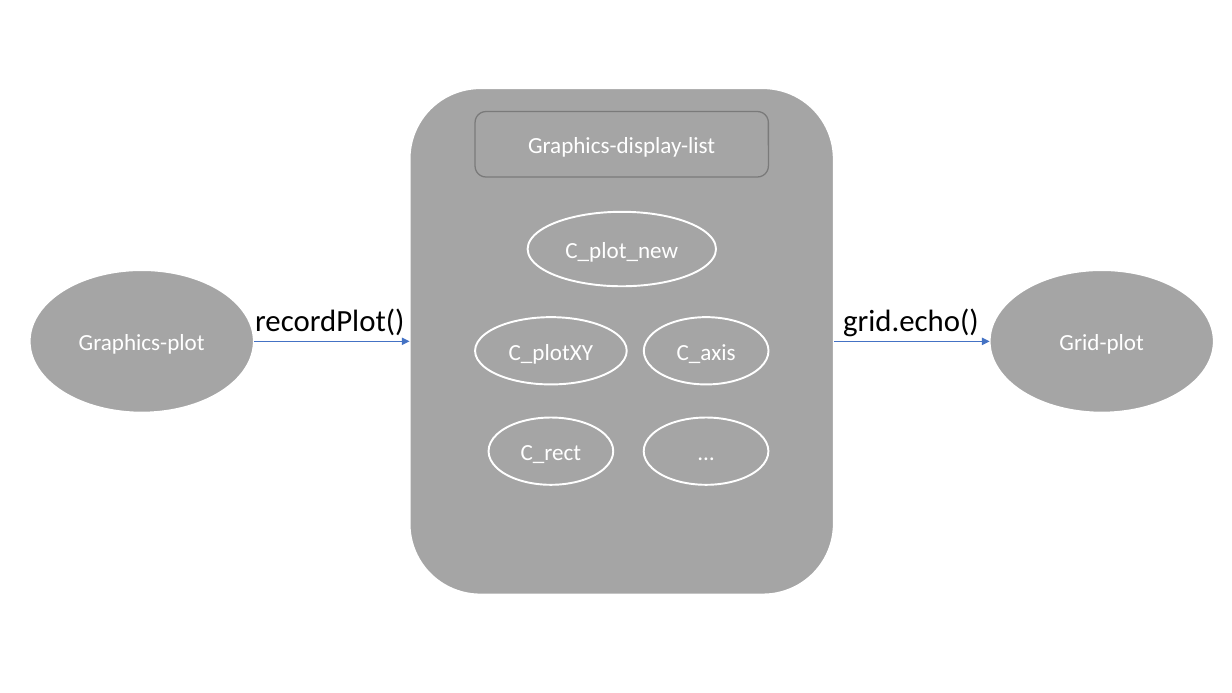
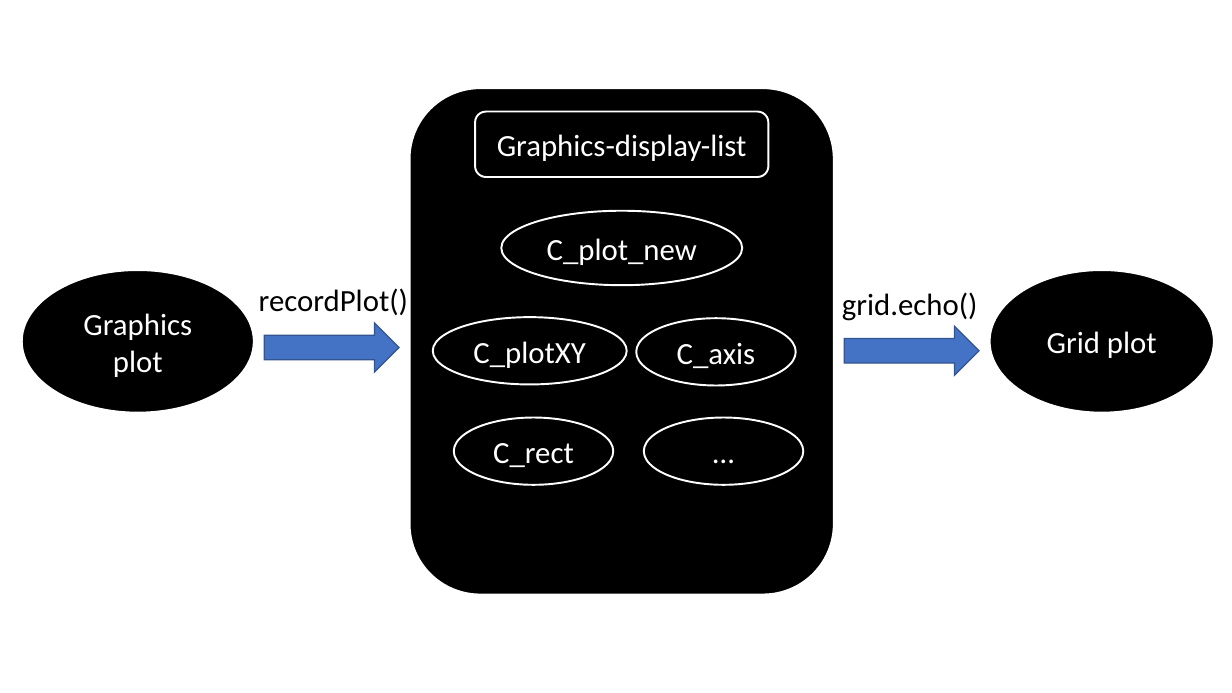
Before and after one commit to yeamin1/MasterProject, a slide deck: slide 1 of report/ppt/ppt.pptx. Drawn at 1232x693 pixels with LibreOffice and Linux fonts; fonts in the diff are those of the drawing. Boxes give left, top, right and bottom in pixels: in the first picture for what was removed or moved away, otherwise in the second. Text is boxed around its words. In the diff, an @@ line names an element or a change of style, - is before the commit and + after.

```diff
--- a/report/ppt/ppt.pptx
+++ b/report/ppt/ppt.pptx
@@ fill #A5A5A5 to #000000 in 3 elements at box(990, 270, 1214, 412), box(22, 270, 254, 412), box(409, 88, 834, 594) @@
@@ rounded rectangle "Graphics-display-list" at box(475, 112, 768, 177): size 18 to 24 pt; fill #A5A5A5 to #000000; outline #7A7A7A 1 pt to #FFFFFF 1.5 pt @@
@@ ellipse "C_plot_new": place and size @@
-ellipse "C_plot_new" at box(528, 212, 716, 287)
+ellipse "C_plot_new" at box(502, 211, 743, 286)
@@ ellipse "Graphics plot": place and size @@
-ellipse "Graphics plot" at box(30, 270, 254, 412)
+ellipse "Graphics plot" at box(22, 270, 254, 412)
@@ text "recordPlot()" rewrapped from box(255, 308, 404, 339) to box(259, 288, 408, 315) @@
@@ text "grid.echo()": place and size @@
-text "grid.echo()" at box(843, 308, 979, 337)
+text "grid.echo()" at box(842, 292, 978, 321)
@@ text in ellipse at box(83, 313, 192, 377): text changed; size 18 to 24 pt @@
-Graphics-plot
+Graphics plot
@@ right arrow added at box(264, 323, 399, 372), fill #4472C4, outline #325491 1 pt @@
@@ ellipse "C_plotXY": place and size @@
-ellipse "C_plotXY" at box(475, 317, 627, 384)
+ellipse "C_plotXY" at box(433, 317, 627, 384)
@@ ellipse "C_axis": place and size @@
-ellipse "C_axis" at box(644, 317, 769, 384)
+ellipse "C_axis" at box(637, 318, 797, 385)
@@ right arrow added at box(845, 326, 980, 375), fill #4472C4, outline #325491 1 pt @@
@@ arrow removed from (254, 341) to (409, 341) @@
@@ arrow removed from (835, 341) to (990, 341) @@
@@ text in ellipse at box(1047, 331, 1157, 358): text changed; size 18 to 24 pt @@
-Grid-plot
+Grid plot
@@ ellipse "C_rect": place and size @@
-ellipse "C_rect" at box(489, 418, 614, 485)
+ellipse "C_rect" at box(454, 418, 614, 485)
@@ size 18 to 24 pt; fill #A5A5A5 to #000000 in 5 elements at box(502, 211, 743, 286), box(637, 318, 797, 385), box(454, 418, 614, 485), box(433, 317, 627, 384), box(644, 418, 804, 485) @@
@@ ellipse "…": place and size @@
-ellipse "…" at box(644, 418, 769, 485)
+ellipse "…" at box(644, 418, 804, 485)
```
Also in this commit, not shown: 8 other files.
